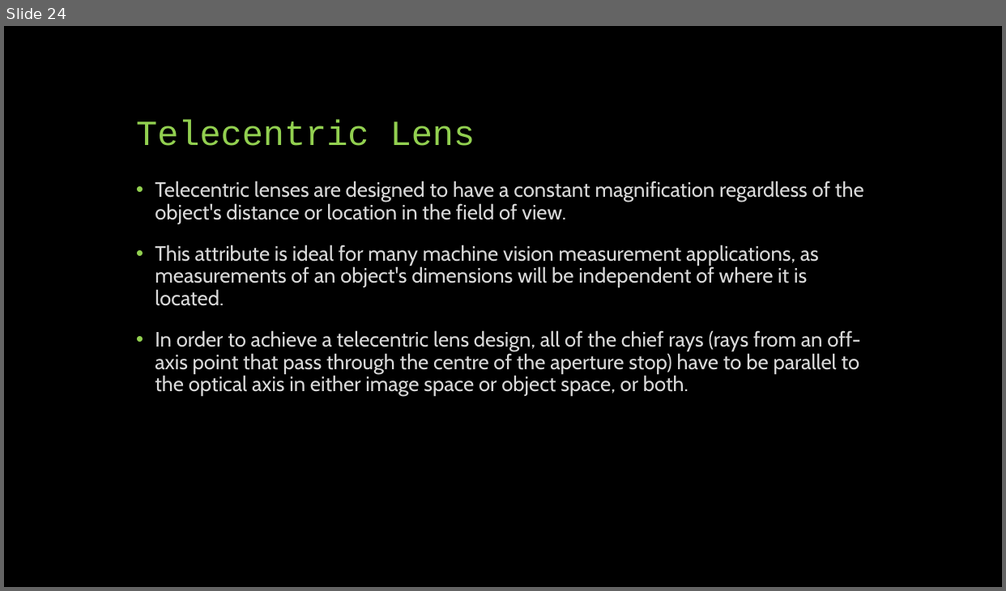
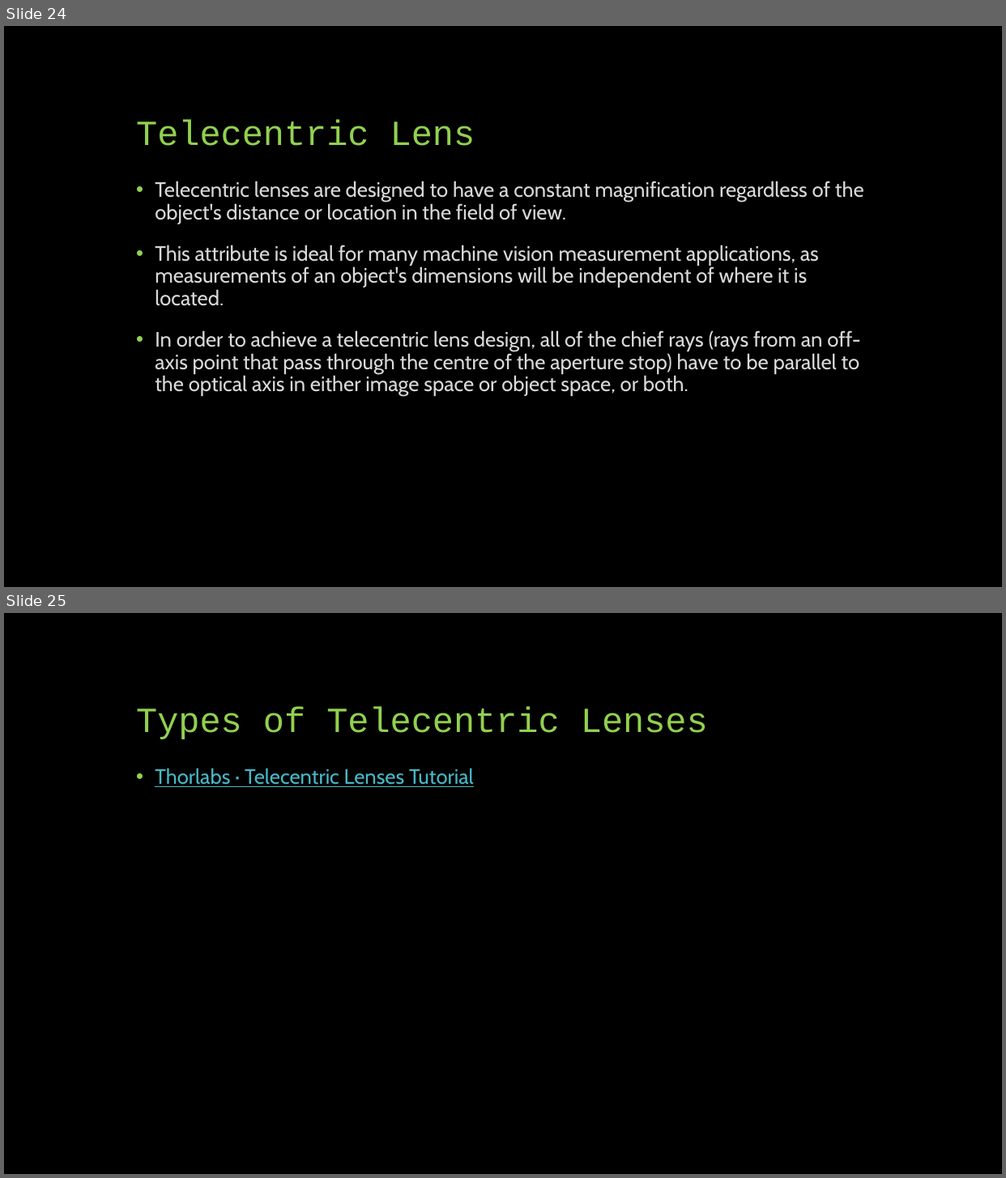
Before and after one commit to SreejithRajan-Lab/Computer-Vision, a slide deck: Presentations/Computer Vision – Module 1.pptx. Shown one above the other, each under a label of ours: slide 24 before the commit, slides 24 and 25 after it. The pictures are 1006x591 and 1006x1178 pixels, drawn with LibreOffice and Linux fonts; fonts in the diff are those of the drawing. Boxes give left, top, right and bottom in pixels: in the first picture for what was removed or moved away, otherwise in the second. Text is boxed around its words. In the diff, an @@ line names an element or a change of style, - is before the commit and + after.

Commit message:
ppt updated

```diff
--- a/Presentations/Computer Vision – Module 1.pptx
+++ b/Presentations/Computer Vision – Module 1.pptx
@@ slide 25 added at (4, 613, 1002, 1174), background #000000 @@
@@ title added at (136, 706, 708, 739), 34 pt, text #92D050 @@
+Types of Telecentric Lenses
@@ text added at (155, 768, 474, 787), 20 pt, text #47B8C7, underline @@
+• Thorlabs · Telecentric Lenses Tutorial
```
